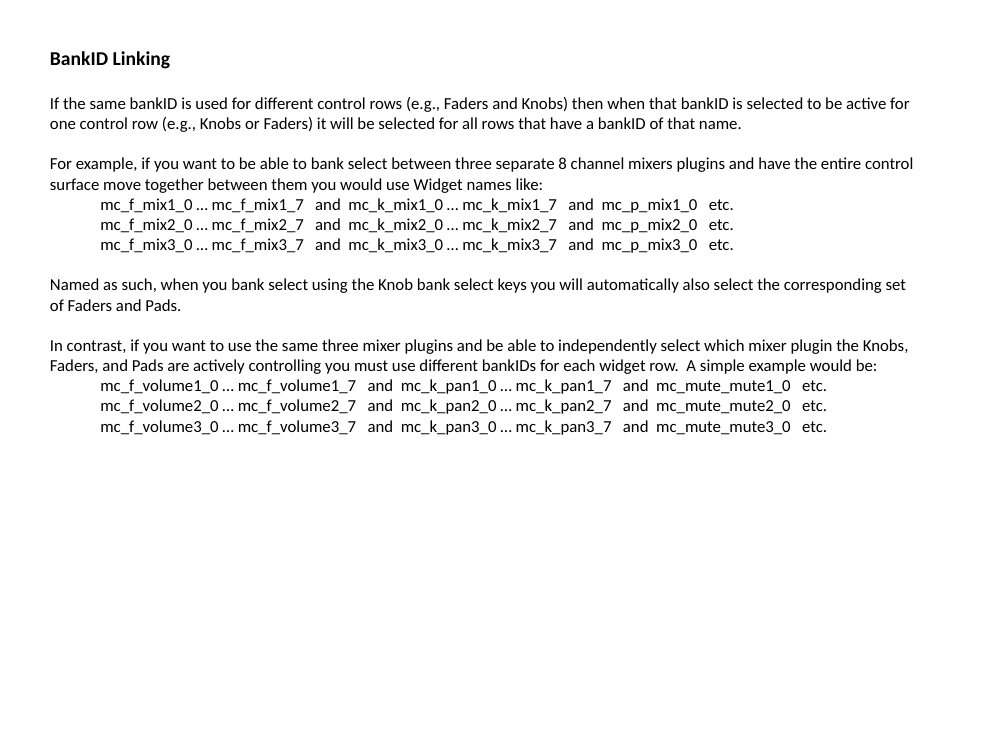
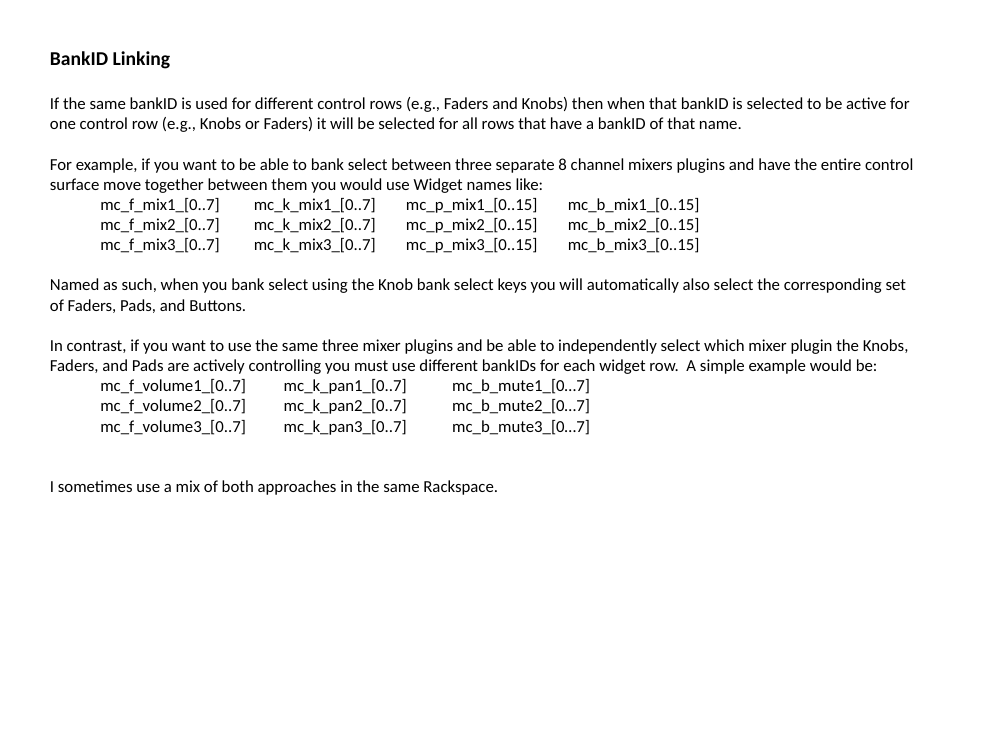
Before and after one commit to WidnerM/GP-SL-MK3, a slide deck: slide 6 of SL-MK3 Extension.pptx (slide 5 before the commit). Drawn at 1008x756 pixels with LibreOffice and Linux fonts; fonts in the diff are those of the drawing. Boxes give left, top, right and bottom in pixels: in the first picture for what was removed or moved away, otherwise in the second. Text is boxed around its words. In the diff, an @@ line names an element or a change of style, - is before the commit and + after.

```diff
--- a/SL-MK3 Extension.pptx
+++ b/SL-MK3 Extension.pptx
@@ text at bbox=[50, 198, 906, 313]: text changed @@
-mc_f_mix1_0 … mc_f_mix1_7 and mc_k_mix1_0 … mc_k_mix1_7 and mc_p_mix1_0 etc.
-mc_f_mix2_0 … mc_f_mix2_7 and mc_k_mix2_0 … mc_k_mix2_7 and mc_p_mix2_0 etc.
-mc_f_mix3_0 … mc_f_mix3_7 and mc_k_mix3_0 … mc_k_mix3_7 and mc_p_mix3_0 etc.
-Named as such, when you bank select using the Knob bank select keys you will automatically also select the corresponding set of Faders and Pads.
+mc_f_mix1_[0..7] mc_k_mix1_[0..7] mc_p_mix1_[0..15] mc_b_mix1_[0..15]
+mc_f_mix2_[0..7] mc_k_mix2_[0..7] mc_p_mix2_[0..15] mc_b_mix2_[0..15]
+mc_f_mix3_[0..7] mc_k_mix3_[0..7] mc_p_mix3_[0..15] mc_b_mix3_[0..15]
+Named as such, when you bank select using the Knob bank select keys you will automatically also select the corresponding set of Faders, Pads, and Buttons.
@@ text at bbox=[50, 379, 590, 495]: text changed @@
-mc_f_volume1_0 … mc_f_volume1_7 and mc_k_pan1_0 … mc_k_pan1_7 and mc_mute_mute1_0 etc.
-mc_f_volume2_0 … mc_f_volume2_7 and mc_k_pan2_0 … mc_k_pan2_7 and mc_mute_mute2_0 etc.
-mc_f_volume3_0 … mc_f_volume3_7 and mc_k_pan3_0 … mc_k_pan3_7 and mc_mute_mute3_0 etc.
+mc_f_volume1_[0..7] mc_k_pan1_[0..7] mc_b_mute1_[0…7]
+mc_f_volume2_[0..7] mc_k_pan2_[0..7] mc_b_mute2_[0…7]
+mc_f_volume3_[0..7] mc_k_pan3_[0..7] mc_b_mute3_[0…7]
+I sometimes use a mix of both approaches in the same Rackspace.
```
Also in this commit, not shown: 4 other slides changed, 2 slides added, 4 other files.
